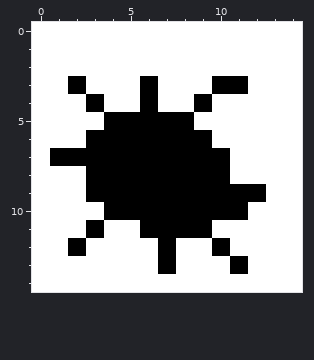
Two states of a pixel-art sprite, MyMinesweeper/src/myminesweeper/ui/9.png. The picture above was drawn from the file before the commit.
The file is 15x15 pixels.
New version:
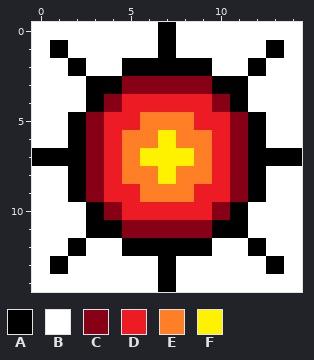
Palette (. is transparent): A #000000  B #ffffff  C #880015  D #ed1c24  E #ff7f27  F #fff200
Diff:
Colour A replaces colour B in row 0 at x 7; in row 1 at x 1, 7 and 13; in row 2 at x 2, 5 to 9 and 12; in row 3 at x 3 to 4; in row 4 at x 11; in rows 5 to 6 at x 2 and 12.
Colour A replaces colour B in row 7 at x 0 and 12 to 14; in row 8 at x 2 and 12; in row 9 at x 2; in row 10 at x 3; in row 11 at x 4 and 10 to 11; in row 12 at x 5 to 6, 8 to 9 and 12.
Colour A replaces colour B in row 13 at x 1 and 13; in row 14 at x 7.
Colour B replaces colour A in row 3 at x 2; in row 12 at x 10; in row 13 at x 11.
Colour C replaces colour A in row 3 at x 6; in rows 6 to 8 at x 3; in row 9 at x 3 and 11; in row 10 at x 4 and 10; in row 11 at x 6 to 9.
Colour C replaces colour B in row 3 at x 5 and 7 to 9; in row 4 at x 4 and 10; in row 5 at x 3 and 11; in rows 6 to 8 at x 11; in row 11 at x 5.
Colour D replaces colour A in row 4 at x 6 and 9; in row 5 at x 4 to 5; in row 6 at x 4; in rows 7 to 8 at x 4 and 10; in row 9 at x 4 to 5 and 9 to 10; in row 10 at x 5 to 9.
Colour D replaces colour B in row 4 at x 5 and 7 to 8; in row 5 at x 9 to 10; in row 6 at x 10.
Colour E replaces colour A in row 5 at x 6 to 8; in row 6 at x 5 to 6 and 8 to 9; in row 7 at x 5 and 9; in row 8 at x 5 to 6 and 8 to 9; in row 9 at x 6 to 8.
Colour F replaces colour A in row 6 at x 7; in row 7 at x 6 to 8; in row 8 at x 7.
Boxes around the changes in both pictures, in picture pixels (x1, y1, x2, y2):
changed: (32, 22, 302, 292)
